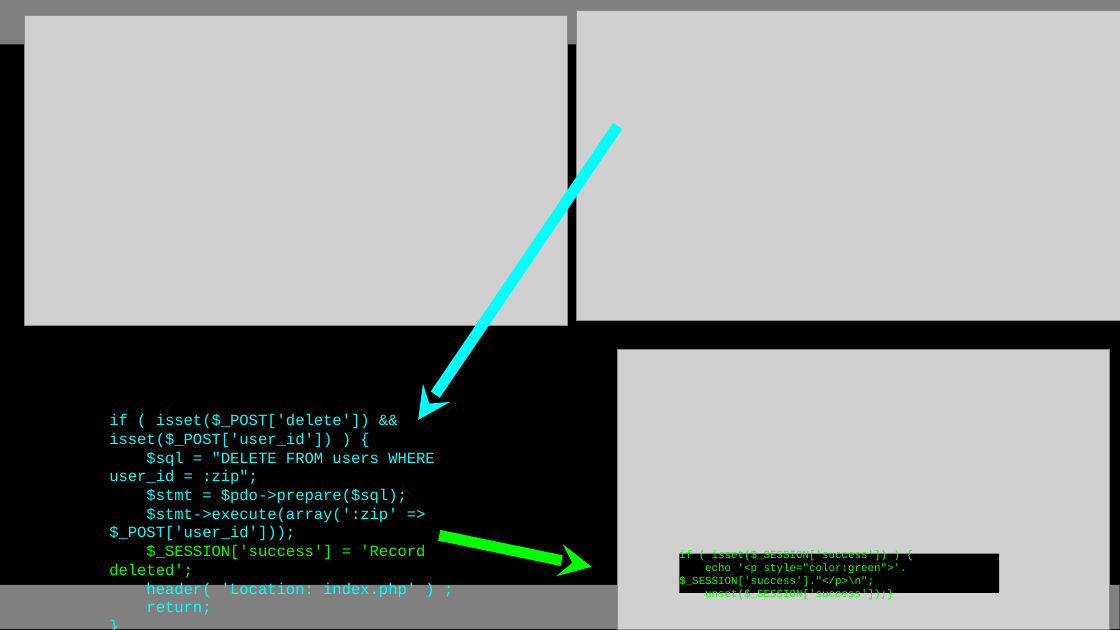
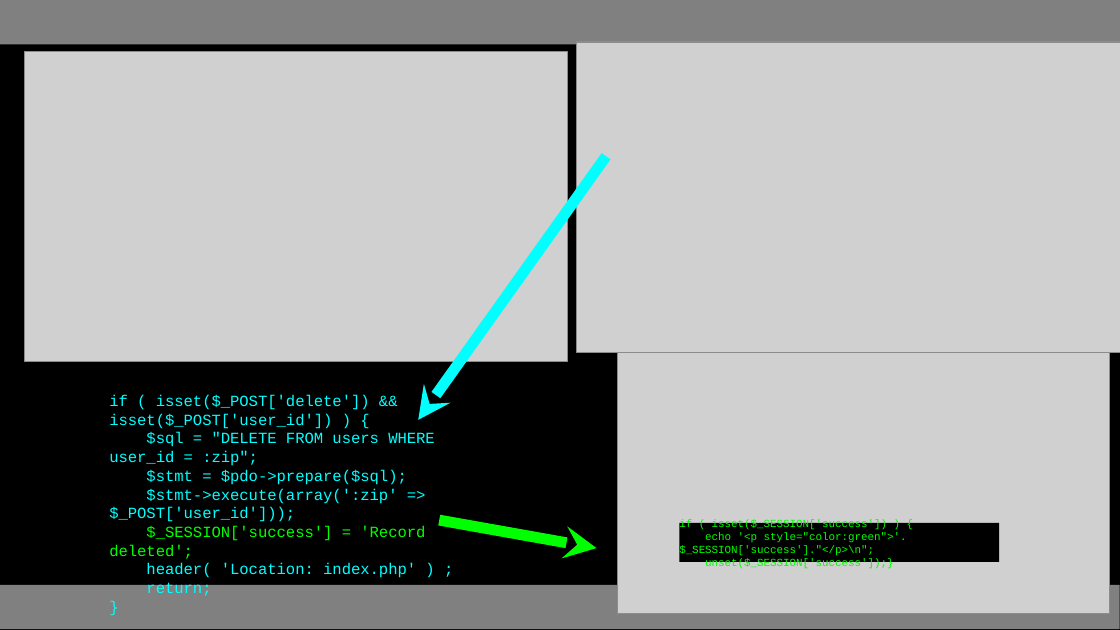
Before and after one commit to csev/wa4e, a slide deck: slide 12 of lectures/PHP-10-CRUD.ppt. Drawn at 1120x630 pixels with LibreOffice and Linux fonts; fonts in the diff are those of the drawing; grey boxes stand for pictures. Boxes give left, top, right and bottom in pixels: in the first picture for what was removed or moved away, otherwise in the second. Text is boxed around its words. In the diff, an @@ line names an element or a change of style, - is before the commit and + after.

```diff
--- a/lectures/PHP-10-CRUD.ppt
+++ b/lectures/PHP-10-CRUD.ppt
@@ picture: place and size @@
-picture at [25, 16, 568, 326]
+picture at [25, 52, 568, 362]
@@ picture: place and size @@
-picture at [577, 10, 1120, 320]
+picture at [577, 43, 1120, 353]
@@ arrow moved from (418, 420) - (617, 125) to (418, 420) - (606, 157) @@
@@ picture: place and size @@
-picture at [618, 349, 1110, 629]
+picture at [618, 334, 1110, 614]
@@ text "if ( isset($_POST['delete']) && isset($_POST['user_id']) ...": place and size @@
-text "if ( isset($_POST['delete']) && isset($_POST['user_id']) ..." at [109, 414, 435, 615]
+text "if ( isset($_POST['delete']) && isset($_POST['user_id']) ..." at [109, 395, 435, 596]
@@ arrow moved from (591, 567) - (439, 535) to (597, 549) - (439, 521) @@
@@ rectangle "if ( isset($_SESSION['success']) ) {": place and size @@
-rectangle "if ( isset($_SESSION['success']) ) {" at [680, 554, 1000, 594]
+rectangle "if ( isset($_SESSION['success']) ) {" at [680, 523, 1000, 562]
```
Also in this commit, not shown: 12 other slides changed, 1 slide added, 1 slide removed, 4 other files.
